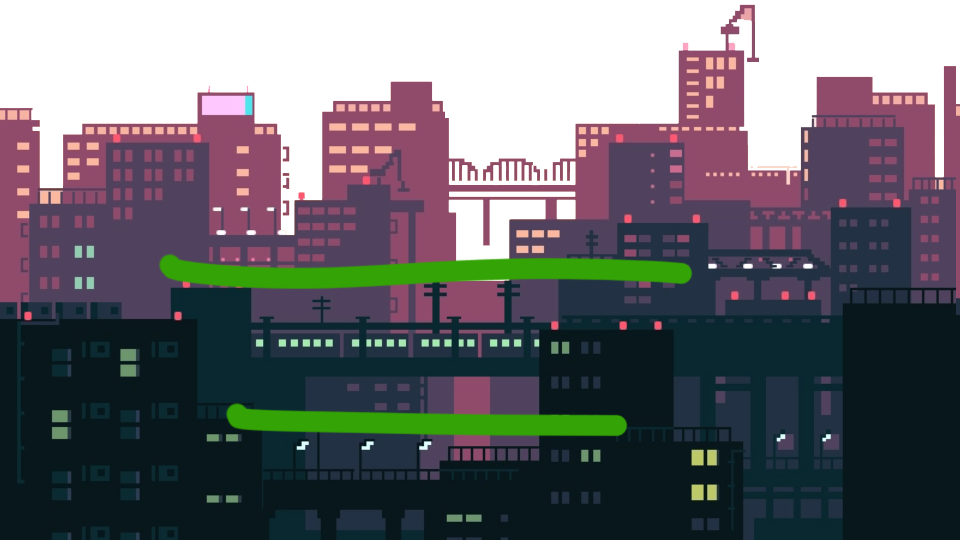
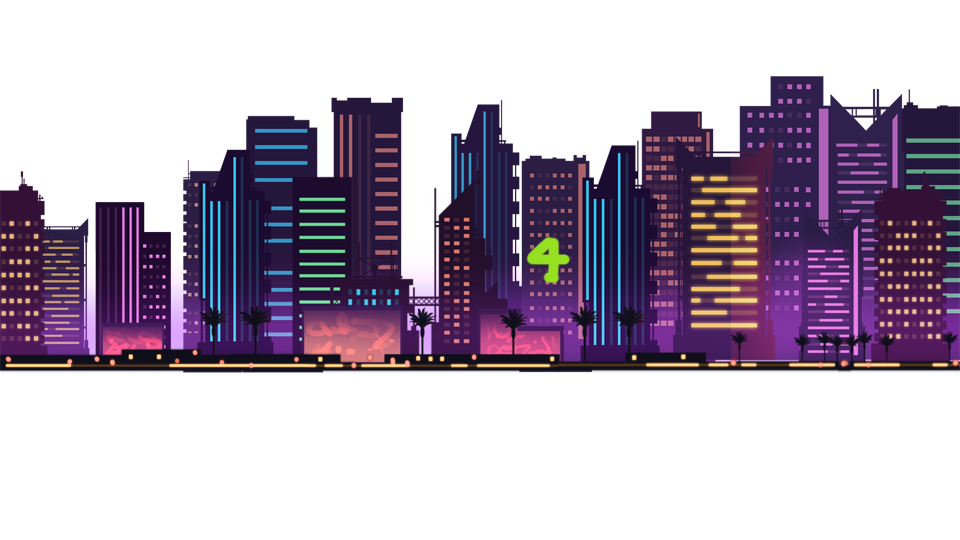
Revision of a layered 960 × 540 image; what changed, layer by layer:
removed layer "图层 2" over bbox(158, 104, 960, 540)
renamed "图层 1" to "e1", painted on it over bbox(0, 4, 960, 540)
